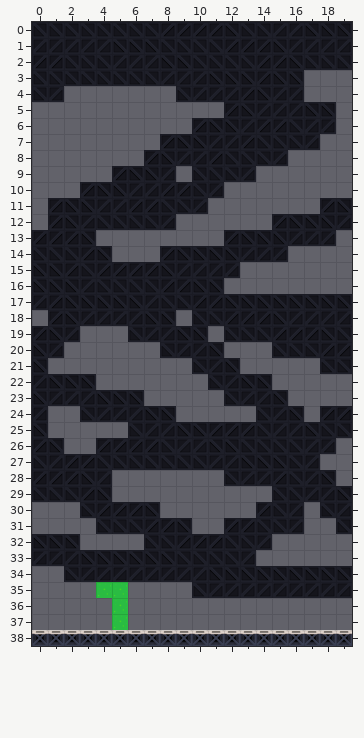
Two states of a Tiled map, Game/maps/1.tmx. The first picture shows the starting point.
Cells are 128x128 px. Shown: x 0..19, y 0..38.
After:
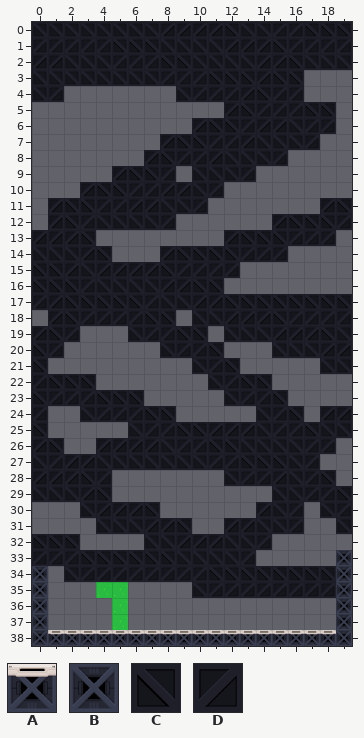
Key: from "MAP": A 1, B 12, C 16, D 27.
_ is an empty cell.
Changes in this commit:
Layer "level":
y 33: x 19 _ -> B
y 34: x 0 _ -> B; x 19 C -> B
y 35: x 0 _ -> B; x 19 D -> B
y 36..37: x 0 _ -> B; x 19 _ -> B
y 38: x 0 A -> B; x 19 A -> B
